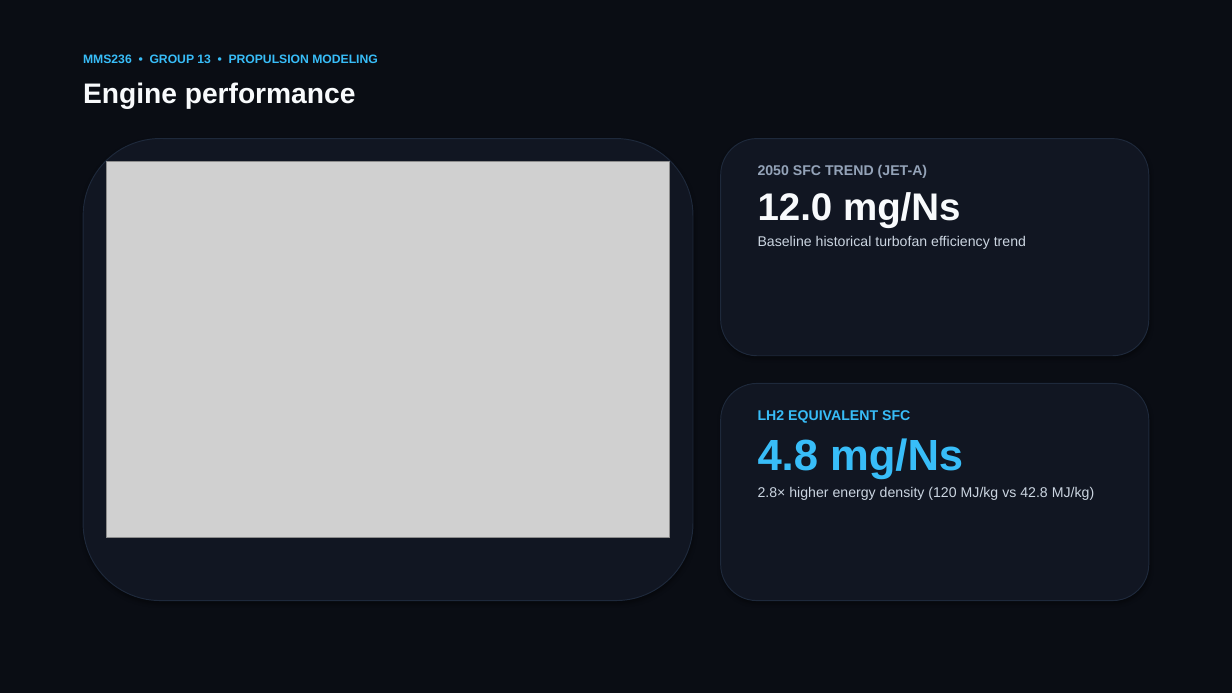
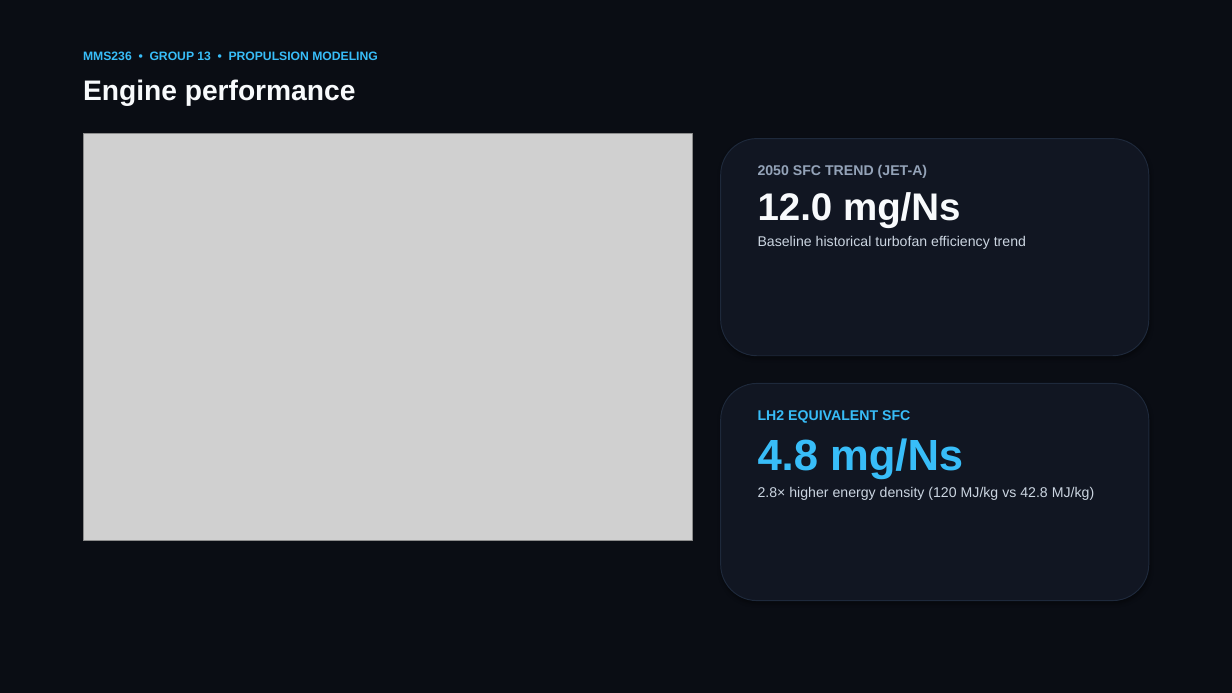
Before and after one commit to Deeprockz22/Aircraft-Design, a slide deck: slide 4 of Aircraft_Design_DT1_EXAELIA_Group13.pptx. Drawn at 1232x693 pixels with LibreOffice and Linux fonts; fonts in the diff are those of the drawing; grey boxes stand for pictures. Boxes give left, top, right and bottom in pixels: in the first picture for what was removed or moved away, otherwise in the second. Text is boxed around its words. In the diff, an @@ line names an element or a change of style, - is before the commit and + after.

Commit message:
Seamlessly blend all images, charts, and CAD models with dark slide canvas

```diff
--- a/Aircraft_Design_DT1_EXAELIA_Group13.pptx
+++ b/Aircraft_Design_DT1_EXAELIA_Group13.pptx
@@ picture resized from (x1=106, y1=162, x2=670, y2=538) to (x1=83, y1=134, x2=693, y2=541) @@
@@ rounded rectangle removed at (x1=83, y1=139, x2=693, y2=601) @@
```
Also in this commit, not shown: 7 other slides changed, 9 other files.
